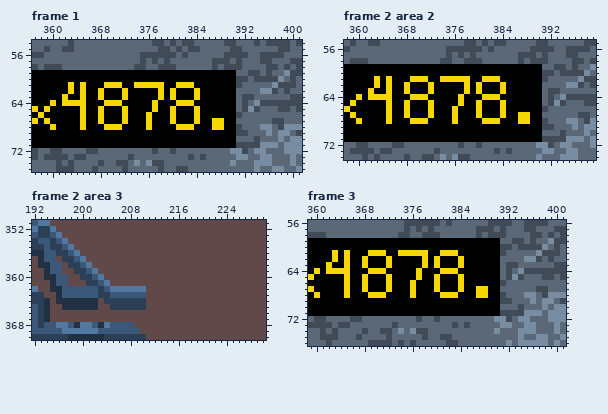
File history of a pixel-art file, ch00-pa01.ase. Above, as it was before the edit.
512x512 pixels, 16 frames. Colours within 5 levels of each other are drawn and written as one. Shown: frame 1: x 357..401, y 54..75; frame 2 area 2: x 358..399, y 55..74; frame 2 area 3: x 192..230, y 351..370; frame 3: x 359..401, y 56..76. The commit also changed other frames or places, which this record leaves out.
The result:
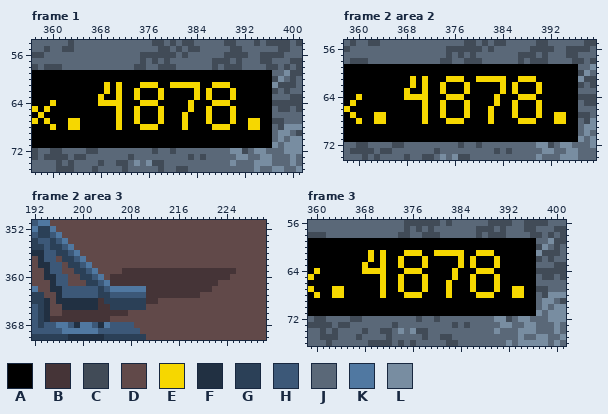
Palette (. is transparent): A #000000  B #453437  C #414b57  D #614949  E #f6d700  F #213042  G #2b4057  H #3c5878  J #5a6878  K #5078a1  L #788da1
From old to new:
layer "Berta Shadow" added
Frame 1, layer "Text":
y 59: x 391..396 JJCCJC -> AAAAAA
y 60: x 391..396 CCJCCC -> AAAAAA
y 61: x 363 E -> A; x 365 E -> A; x 370 E -> A; x 374 E -> A; x 378 E -> A; x 380 A -> E; x 384 A -> E; x 387..389 AAA -> EEE; x 391..396 CJJJJJ -> AAAAAA
y 62: x 363 E -> A; x 365 E -> A; x 368..369 EA -> AE; x 371..372 AE -> EA; x 374 A -> E; x 380 E -> A; x 386 A -> E; x 390..396 AJJJJLL -> EAAAAAA
y 63: x 362 E -> A; x 365 E -> A; x 371..372 AE -> EA; x 374 A -> E; x 380 E -> A; x 386 A -> E; x 390..396 AJCCJJJ -> EAAAAAA
y 64: x 362..365 EEEE -> AAAA; x 368 A -> E; x 375..376 AA -> EE; x 381..382 EE -> AA; x 387..389 AAA -> EEE; x 391..396 JCJLCC -> AAAAAA
y 65: x 365 E -> A; x 368 E -> A; x 371..372 AE -> EA; x 374 A -> E; x 377..378 EA -> AE; x 380 E -> A; x 383..384 AE -> EA; x 386 A -> E; x 390..396 AJCLCJJ -> EAAAAAA
y 66: x 365 E -> A; x 368 E -> A; x 371..372 AE -> EA; x 374 A -> E; x 376 E -> A; x 378 A -> E; x 380 E -> A; x 382 A -> E; x 384 E -> A; x 386 A -> E; x 390..396 ACJJJJJ -> EAAAAAA
y 67: x 363..365 AAE -> EEA; x 368 E -> A; x 371..372 AE -> EA; x 374 A -> E; x 376 E -> A; x 378 A -> E; x 380 E -> A; x 382 A -> E; x 384 E -> A; x 386..388 AEE -> EAA; x 390..396 AJJJJJJ -> EAAEEAA
y 68: x 363..365 AAE -> EEA; x 369..370 EE -> AA; x 375 A -> E; x 377 A -> E; x 381 E -> A; x 383 E -> A; x 389 A -> E; x 391..396 CJJJLL -> AAEEAA
y 69: x 391..396 CCJJJL -> AAAAAA
y 70: x 391..396 JJJCJJ -> AAAAAA
y 71: x 391..396 CCCCLL -> AAAAAA
Frame 2 area 2, layer "Text": the same change as frame 1
Frame 2 area 3, layer "Berta Shadow":
y 359: x 207..225 DDDDDDDDDDDDDDDDDDD -> BBBBBBBBBBBBBBBBBBB
y 360: x 205..224 DDDDDDDDDDDDDDDDDDDD -> BBBBBBBBBBBBBBBBBBBB
y 361: x 205..222 DDDDDDDDDDDDDDDDDD -> BBBBBBBBBBBBBBBBBB
y 362: x 211..221 DDDDDDDDDDD -> BBBBBBBBBBB
y 363: x 211..219 DDDDDDDDD -> BBBBBBBBB
y 364: x 203 D -> B; x 211..212 DD -> BB
y 365: x 203..204 DD -> BB
y 366: x 197..207 DDDDDDDDDDD -> BBBBBBBBBBB
y 367: x 195..204 DDDDDDDDDD -> BBBBBBBBBB
Frame 3, layer "Text": the same change as frame 1
Pixel boxes of the changes (left, top, right, bottom) in both pictures:
changed: (62, 70, 272, 148)
changed: (368, 64, 578, 142)
changed: (50, 268, 236, 322)
changed: (326, 238, 536, 316)
